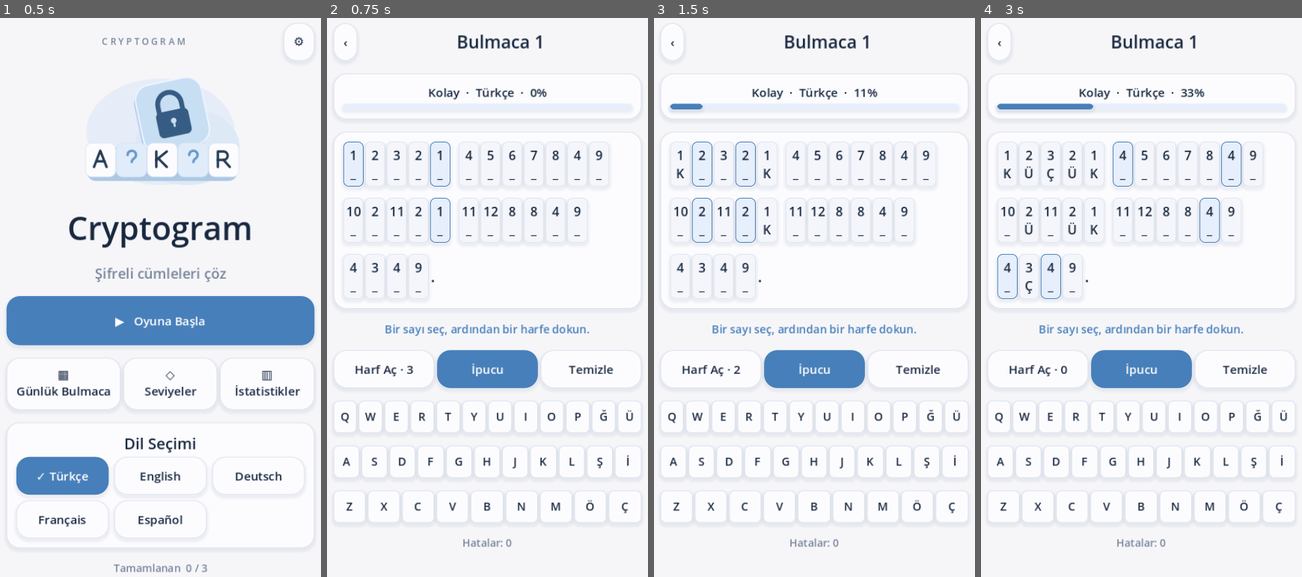
Above: before the commit, frames 1-4 (left to right).
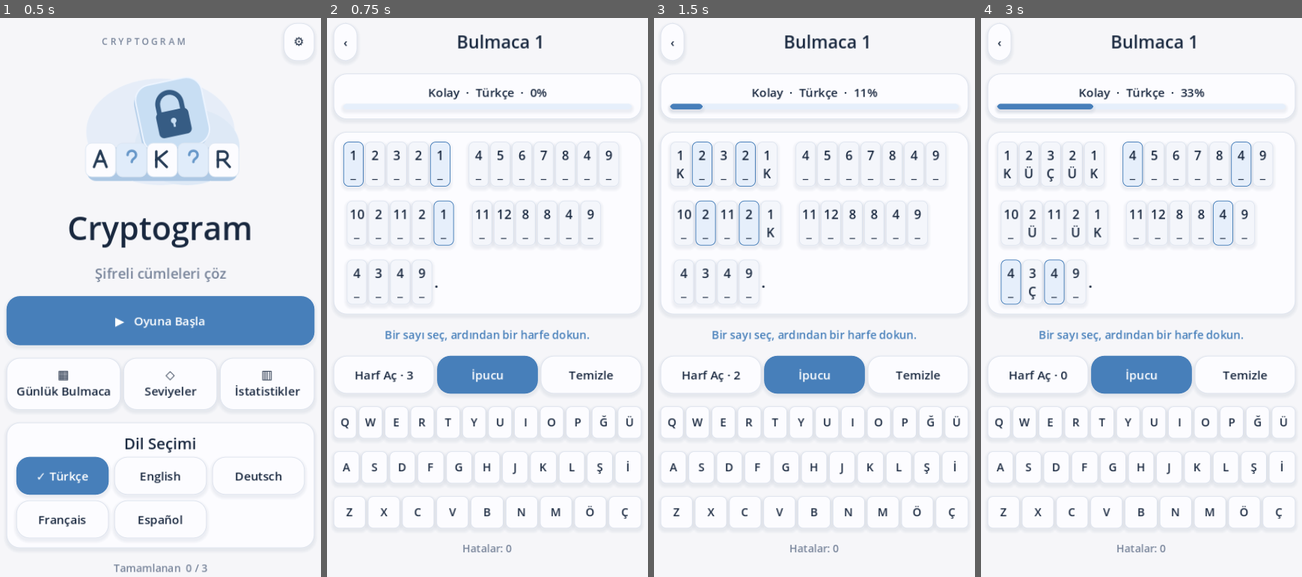
Above: after the commit, the same moments.

Repository: mehtapkirkgoz/cryptogram-mobile
Game: Godot game, scene res://scenes/main.tscn
The game is run twice, just before and just after one commit, with the same random seed, the same clock (stepped at 60 frames per second) and the same inputs.
Inputs:
- Up to frame 1 (0.5 s): no input
- Up to frame 2 (0.75 s): click "▶ Oyuna Başla" at 0.5 s
- Up to frame 3 (1.5 s): click "Harf Aç · 3" at 1.25 s
- Up to frame 4 (3 s): click "Harf Aç · 2" at 2 s; click "Harf Aç · 1" at 2.75 s

Frame 1 is identical in both runs. In frame 2, 6.2% of the frame differs, in the area x 2-98%, y 22-96%; in frame 3, 6.4%; in frame 4, 6.9%.

Commit message:
Add visible spacing between cryptogram words

Diff:
--- a/scripts/main.gd
+++ b/scripts/main.gd
@@ -213,13 +213,18 @@
 	info.add_child(progress_bar)
 	var board := panel(body)
 	var flow := HFlowContainer.new()
-	flow.add_theme_constant_override("h_separation", 12)
-	flow.add_theme_constant_override("v_separation", 16)
+	flow.add_theme_constant_override("h_separation", 16)
+	flow.add_theme_constant_override("v_separation", 20)
 	board.add_child(flow)
+	var word_index := 0
 	for word in game.sentence.split(" "):
+		var word_margin := MarginContainer.new()
+		word_margin.add_theme_constant_override("margin_left", 5 if word_index > 0 else 0)
+		word_margin.add_theme_constant_override("margin_right", 5)
+		flow.add_child(word_margin)
 		var letters := HBoxContainer.new()
 		letters.add_theme_constant_override("separation", 2)
-		flow.add_child(letters)
+		word_margin.add_child(letters)
 		for letter in word:
 			if not game.numbers.has(letter):
 				var punctuation := label_at(letters, letter, 22)
@@ -236,6 +241,7 @@
 			cell.add_theme_stylebox_override("normal", style)
 			cell.pressed.connect(func(): game.selected = code; show_game())
 			letters.add_child(cell)
+		word_index += 1
 	label_at(body, message if not game.solved() else tr_text("daily_won") if daily else tr_text("won"), 16, BLUE)
 	if game.solved():
 		if not daily and puzzle_index + 1 < Languages.puzzles().size():
